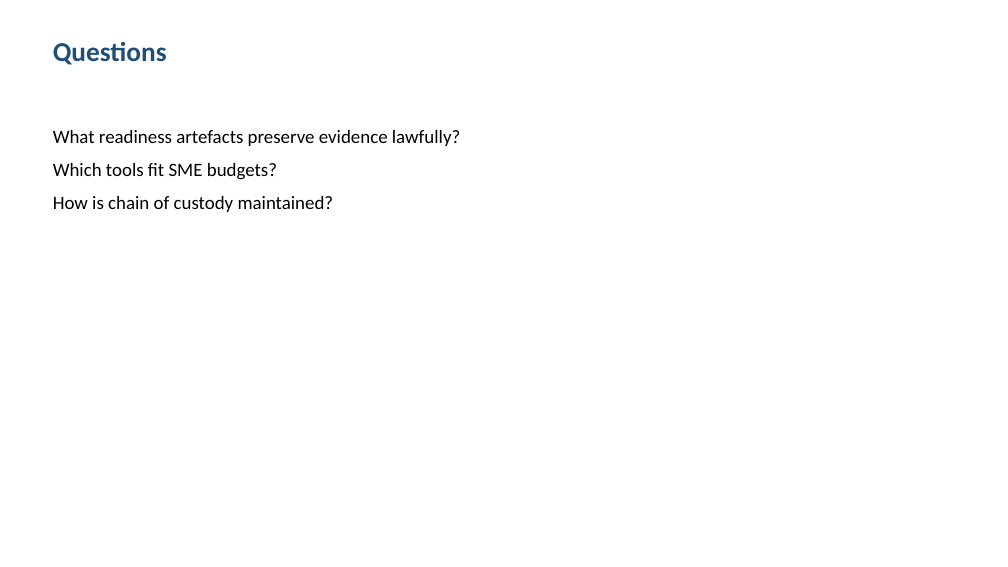
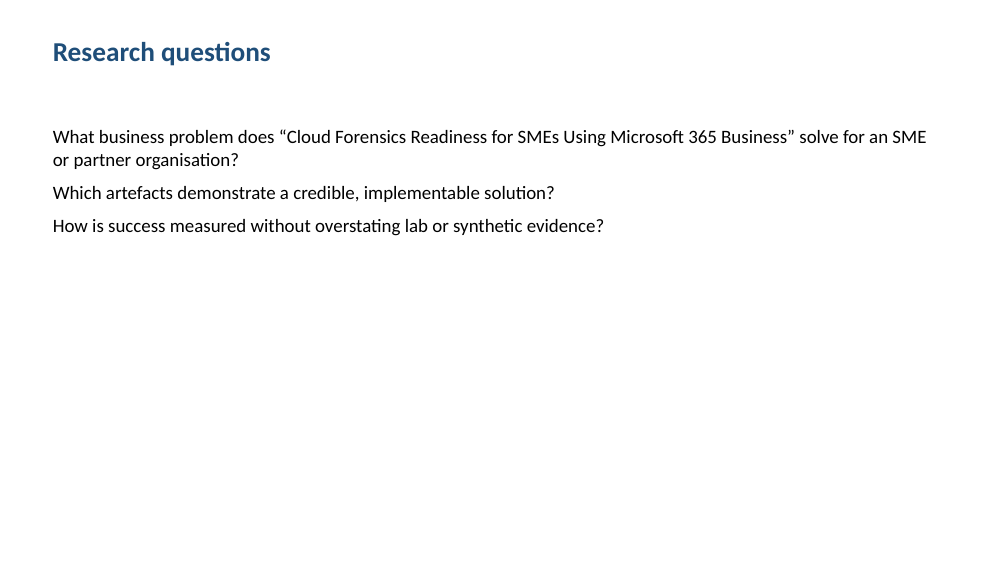
Before and after one commit to shohrabniaz/m365-cloud-forensics-readiness, a slide deck: slide 2 of Final_Submission/02_Presentation.pptx. Drawn at 1008x567 pixels with LibreOffice and Linux fonts; fonts in the diff are those of the drawing. Boxes give left, top, right and bottom in pixels: in the first picture for what was removed or moved away, otherwise in the second. Text is boxed around its words. In the diff, an @@ line names an element or a change of style, - is before the commit and + after.

Commit message:
Polish portfolio pack for professional showcase readiness.

```diff
--- a/Final_Submission/02_Presentation.pptx
+++ b/Final_Submission/02_Presentation.pptx
@@ text at [53,42,271,66]: text changed @@
-Questions
+Research questions
@@ text at [53,129,926,236]: text changed @@
-What readiness artefacts preserve evidence lawfully?
-Which tools fit SME budgets?
-How is chain of custody maintained?
+What business problem does “Cloud Forensics Readiness for SMEs Using Microsoft 365 Business” solve for an SME or partner organisation?
+Which artefacts demonstrate a credible, implementable solution?
+How is success measured without overstating lab or synthetic evidence?
```
Also in this commit, not shown: 3 other slides changed, 12 other files.
